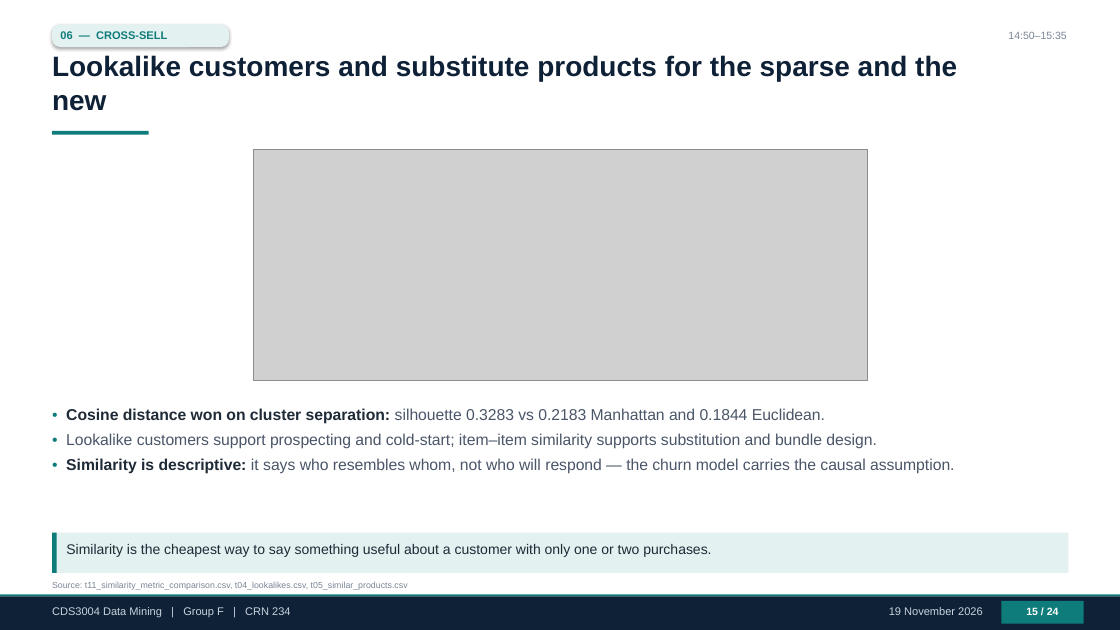
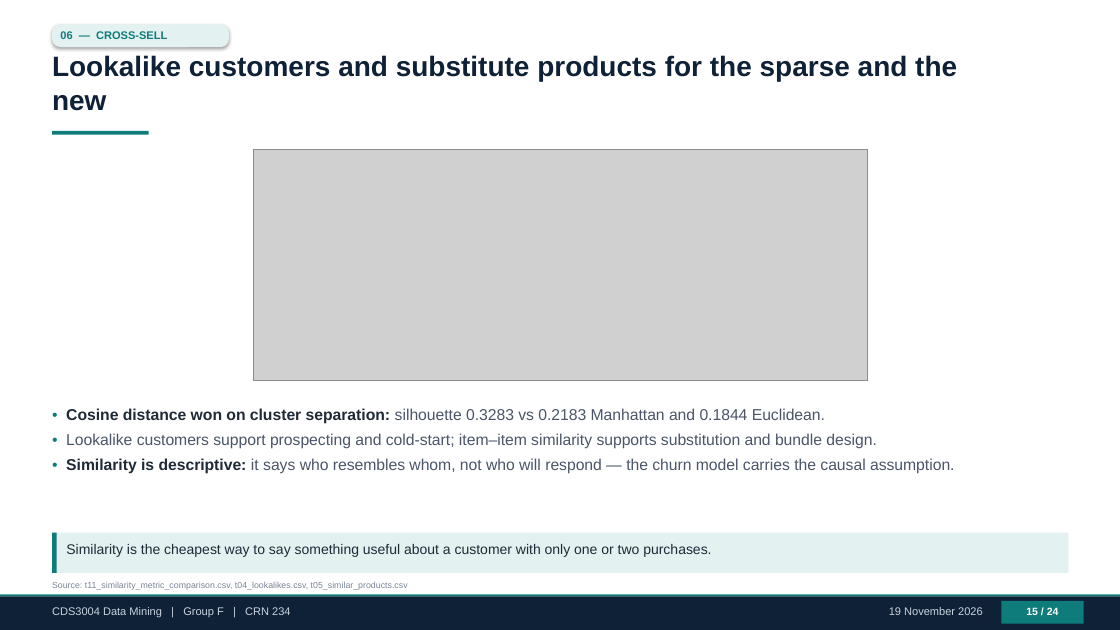
Before and after one commit to AaaaaronLIN/CDS3004_online_retail, a slide deck: slide 15 of presentation/CDS3004_GroupF_CRN234_Slides.pptx. Drawn at 1120x630 pixels with LibreOffice and Linux fonts; fonts in the diff are those of the drawing; grey boxes stand for pictures. Boxes give left, top, right and bottom in pixels: in the first picture for what was removed or moved away, otherwise in the second. Text is boxed around its words. In the diff, an @@ line names an element or a change of style, - is before the commit and + after.

```diff
--- a/presentation/CDS3004_GroupF_CRN234_Slides.pptx
+++ b/presentation/CDS3004_GroupF_CRN234_Slides.pptx
@@ text removed at [1008, 32, 1066, 39] @@
-14:50–15:35
```
Also in this commit, not shown: 21 other slides changed, 1 other file.
